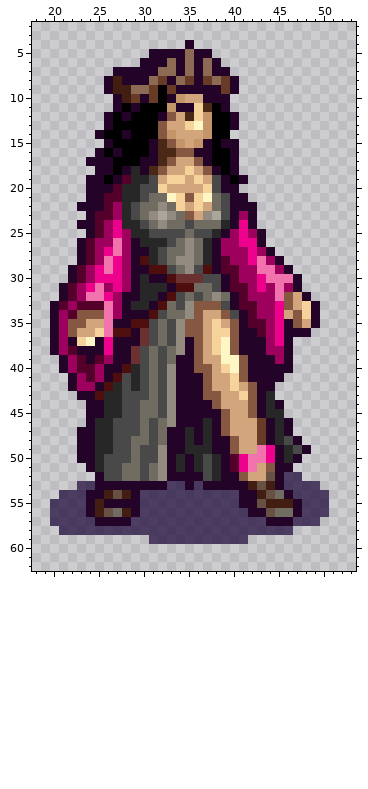
Sprite sheet: images/units/hunns/witch2b.png. The first picture shows the starting point.
The file is 72x72 pixels. Pixels under 10% opacity are left out. Colours within 5 levels of each other are drawn and written as one. Shown: x 18..53, y 2..62.
After:
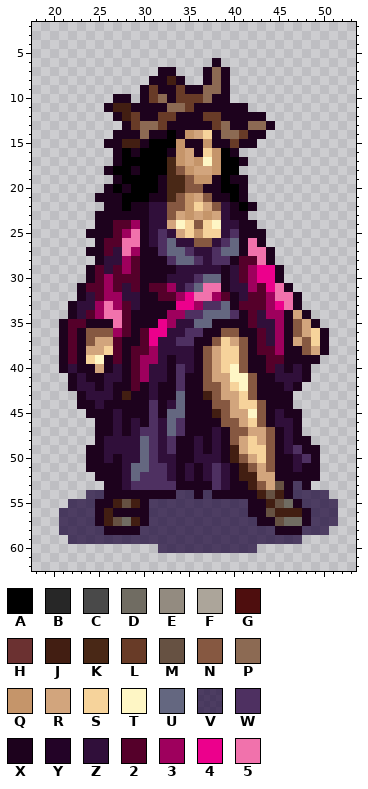
Palette (. is transparent): A #000000  B #272727  C #494949  D #706c62  E #938b80  F #aca59a  G #4e0e0e  H #6b3131  J #421e12  K #492816  L #683b27  M #665142  N #865841  P #8c6a53  Q #c5956a  R #d2a57d  S #f6d39b  T #fef6c5  U #646780  V #160034b3  W #4e3061  X #1d021d  Y #230327  Z #300f3a  2 #55002a  3 #9e005d  4 #ec008c  5 #f172ac
The exact change:
@@ x 18..53 @@
  3 ....................................
- 4 .................Y..................
- 5 .............YYYYPYY................
- 6 ............YYYPYPYPY...............
- 7 .........YYYYYPPYPYPYY..............
- 8 ........YJYYYPLYPLYLPLY.............
- 9 ........YJJPPLALYYYYYLY.............
-10 .........YJLYLAYQRRYYY..............
-11 .........YAYAAAQYYSKAY..............
-12 ........YAYAAAYNRKSQAAY.............
-13 ........YAAAAANRRSTQAAY.............
-14 .......YAAYAAANQRRRQAA..............
-15 ........YAAAAYKNQRQYAYY.............
-16 .......YAYAAAYKKNNYYAAY.............
-17 ......YYYAAAYYKNRRNYAAY.............
-18 .......YYAYBYKNRRSRNYAY.............
-19 ......YYAY2BBCRSSRSRCYAY............
-20 ......YYY2BBCCSRRRRSCYY.............
-21 ......YY22BBCDDTSNSTDCYY............
-22 .....YYY23BCDDEDSRSRDCYYY...........
-23 ......Y223BCDEFEDNREFCY3Y...........
-24 .....YY234BBCDEDDCDDDBY4Y...........
-25 ......Y2343BBCCCCDCCBY343Y..........
-26 .....Y23353YBBBCDEDBY3344Y..........
-27 .....Y23453YYBCDDEDBY33343Y.........
-28 .....Y23543YGBCDEEDBY233453Y........
-29 ....Y234543YYGGCDECGY2233553Y.......
-30 ....Y234443YBYYGHHHCCY2334555Y......
-31 ...Y2345343YBBBYGGDDCY2234353Y......
-32 ...Y235543YYBBYGCDCDEDY23335NRY.....
-33 ..Y2322253YBBYGDCENNNCY22334NRSY....
-34 ..Y32NNN53YYYGCDDENRRNCY2334RNSY....
-35 ..Y3NNRR5YYGGCDCENNRSRNY2234YNRY....
-36 ..Y3NRRS5GGYHCDCENNRSSNYY234YYY.....
-37 ..Y3YSTY4YYYHCDCEYNRSTNYYY34Y.......
-38 ..Y32YYY4YYHCDCDEYNRSTNYYY33Y.......
-39 ...Y32Y23YYHCDCDYYNRRTTNYYY3Y.......
-40 ...Y3223YYGBCDCEYYNNRSTNYYYYY.......
-41 ....Y323YGCBCDCEYYYNRRSNYYYY........
-42 ....Y33YGBCBCDCEYYYNRRSRNYY.........
-43 .....YYGBBCCCDCEYYYNNRRSNYB.........
-44 ......YYBBCCDDCEYYYYNRRRNYBY........
-45 ......YYBBCCDDCEYYYYYNRRNYBB........
-46 ......YBBCCCDCDEYYYBYNRRRLYBY.......
-47 .....YYBBCCCDCDYYBYBYNRRRLYBY.......
-48 .....YYBBCCDDCDYYBYBYYNRRLYBCY......
-49 .....YYBBCCDCCEYYBBBYYNRR54YBCY.....
-50 .....YYBCCCDCCEYBYBCBY24554YBY......
-51 ......YBCCDDCDEYBYBCBY245RNYY.......
-52 .......YCCDDCDEYYYYCBYYNRRMYVV......
-53 .....VVYYYYYYYYVVYVYYYYYJMJYVVVV....
-54 ...VVVYYJMJYVVVVVVVVVVVYYJMDYVVVV...
-55 ..VVVVYJYYYYVVVVVVVVVVVYYMJJJYVVV...
-56 ..VVVVYJMDJYVVVVVVVVVVVVYYMDDYVVV...
-57 ..VVVVVYYYYVVVVVVVVVVVVVVVYYYVVV....
-58 ...VVVVVVVVVVVVVVVVVVVVVVVVVV.......
-59 .............VVVVVVVVVVV............
-60 ....................................
+ 4 ....................................
+ 5 ....................................
+ 6 ....................X...............
+ 7 ..............XX...XPX..............
+ 8 .............XXJX..XPX..............
+ 9 ............XLXXLXXPPX..............
+10 .........XX.XLPXLLLPXX..............
+11 ........XJJXXXXPPLXXXXXX............
+12 .........XJLXXLLXXXLLXXXXX..........
+13 ..........XLPPLXXXXXLPXXPPX.........
+14 .........XXXPXXAXQRSXPPLXX..........
+15 ........XXJJXAAAQXXQXXLXX...........
+16 .........XAXAAAXQRXSQAX.............
+17 .........XAAAAAKQRQTQAAX............
+18 ........XAAXAAAKNQRRQAA.............
+19 .........XAAAAXKKNQQXAXX............
+20 ........XAXAAAXKKNNXXAAX............
+21 .......XXXAAAXXKNQRNXXAX............
+22 ........XXAXXZZNNQSRNZXAX...........
+23 .......XXXXXXZZNRQRQRZXX............
+24 .......XX223XZZRTSNSTZZXX...........
+25 ......XXX235XZWZRSQSSZWXXX..........
+26 .......X2255XZWUZZNNZWUX5X..........
+27 ......XX2Z53XXWUUWZZWUUX55X.........
+28 .......XZZ32XXXWUUWZWWX225X.........
+29 ......X2Z232XXXXZZZZZXZ2344X........
+30 ......X23222XXXZZZWUUXZ2344X........
+31 .....X2232Z2X223ZWU55XZZ3245X.......
+32 .....XZ233ZZXX22345532XZ22355X......
+33 ....XZZ3532ZXXXX443WWUX222345X......
+34 ....XZ23552XXXX33WWUUUWX2Z33XRX.....
+35 ...X22XXX52XXX43ZZUUXXXX2ZZ3XNRX....
+36 ...X2XNNN32X244ZZWWXXNNXX2Z3XNRSX...
+37 ...X2XNRR2XX24ZZWWXXNSRNX2Z3XRNSX...
+38 ...X2XRRS2X223ZZZZXNRSSNX223XXNRX...
+39 ...X2XSTX2X233ZXZZXNRSSNXX22XXXX....
+40 ...XZXXRXZX23ZZXWZXNRSTNXX2ZXZX.....
+41 ....XZXXZZX23ZZXWXXNRRTTNXXZZZX.....
+42 ....XZZXZXX2XZXXWXXNNRSTNXXXZX......
+43 .....XZZZXJXXZXXUXXJNRRSNXXXX.......
+44 .....XXZXXXXXWXZUXXXNNRSSNXXX.......
+45 ......XXXZXXXWXUUXXXJNRRTNXZXX......
+46 .......XXZXZXWZUWXXXXNNRSNXZZX......
+47 .......XXZXZWWZUWXXXZXNNRRNXZX......
+48 .......XZZZZUWZWXXZXZXNRSRNXZXX.....
+49 ......XXZZZZUWZWXXZXZXJRSSNXZWXX....
+50 ......XXZXZZUWZZXXZZZXJNRSNXXZWX....
+51 ......XXXXZUUWWZXZXZWZXJNRNXXZXX....
+52 .......XXXZUWWWZXZXZWZXJJRRXXXXX....
+53 ........XXZWWWWWXXXXWZXXJNRMXVX.....
+54 ......VVXXXXXXXXVVXVXXXXXJMJXVVVV...
+55 ....VVVXXJMJXVVVVVVVVVVVXXJMDXVVVV..
+56 ...VVVVXJXXXXVVVVVVVVVVVXXMJJJXVVV..
+57 ...VVVVXJMDJXVVVVVVVVVVVVXXMDDXVVV..
+58 ...VVVVVXXXXVVVVVVVVVVVVVVVXXXVVV...
+59 ....VVVVVVVVVVVVVVVVVVVVVVVVVV......
+60 ..............VVVVVVVVVVV...........
 61 ....................................
